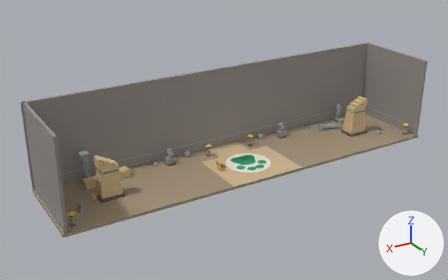
Two versions of the FBX model assets/cat-cafe/exports/CatCafe_Camp_Ruins.fbx, one commit apart.
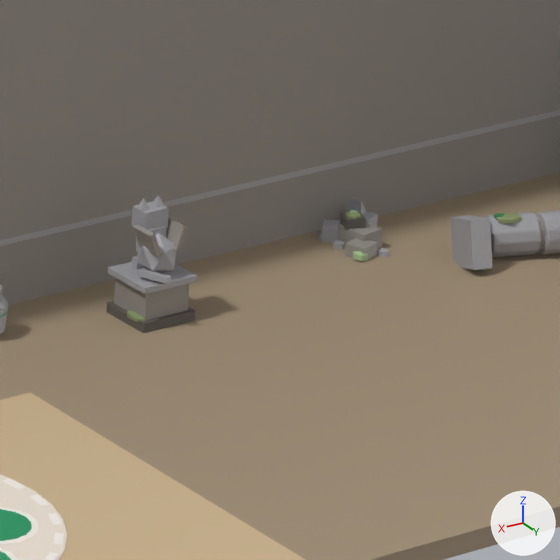
There are two pictures of each version: one whole from a 50 mm camera at (1.097, -1.467, 0.941) aimed at (0.073, -3.175, 0.087), one close up on the part from 59% to 74% of the width and 35% to 59% of the height. Every picture has the same lights, and +X, +Y and +Z are marked at lower right. The last two pictures show the newer version. Where no turn or scale is listed for an object, it has been applied to the vertices.

Objects in the first close-up: 'CatCafe_Camp_Ruins', 'CatCafe_Camp_Ruins_012_Drums', 'CatCafe_Camp_Ruins_014_Gargoyle', 'CatCafe_Camp_Ruins_014_Gargoyle_Decor', 'CatCafe_Camp_Ruins_018_Rubble', 'CatCafe_Camp_Ruins_Barrier' and 3 more.
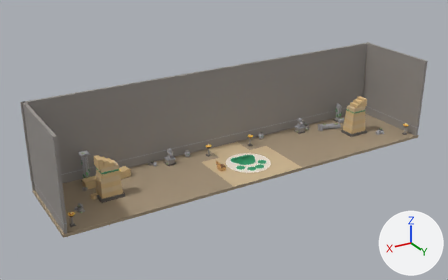
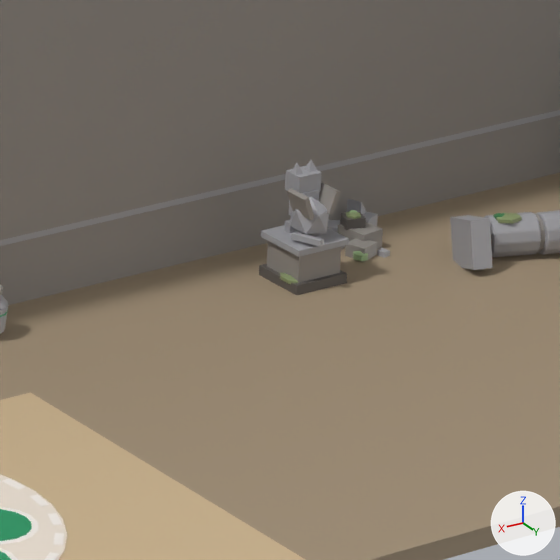
Pixel boxes [x1, y1, x2, y2] of what changed, in the close-ups (560 x 560 px):
'CatCafe_Camp_Ruins_014_Gargoyle', moved: before [106, 195, 197, 333]; after [259, 160, 349, 295]
'CatCafe_Camp_Ruins_014_Gargoyle_Decor', moved: before [127, 310, 145, 322]; after [280, 272, 298, 284]

The change, as a list of edits to the scene's bpy script:
```text
Change me_catcafe_ruins_gargoyle_decor_001:
    used by ob_catcafe_camp_ruins_014_gargoyle_decor; location = (0.0, 0.0, 0.0)
    remove me_catcafe_ruins_gargoyle_decor_001.from_pydata(...)  # 56 vertices, 72 faces; spans x -0.2552..-0.2244, y -3.281..-3.2521, z 0.0032..0.0071
    add me_catcafe_ruins_gargoyle_decor_001.from_pydata(...)  # 56 vertices, 72 faces; spans x -0.3453..-0.3144, y -3.281..-3.2521, z 0.0032..0.0071
    me_catcafe_ruins_gargoyle_decor_001 part 1: the whole mesh is moved by (-0.09, 0.0, 0.0)
Change me_catcafe_ruins_gargoyle_001:
    used by ob_catcafe_camp_ruins_014_gargoyle; location = (0.0, 0.0, 0.0)
    remove me_catcafe_ruins_gargoyle_001.from_pydata(...)  # 126 vertices, 108 faces; spans x -0.255..-0.225, y -3.28..-3.246, z 0.0..0.06
    add me_catcafe_ruins_gargoyle_001.from_pydata(...)  # 126 vertices, 108 faces; spans x -0.345..-0.315, y -3.28..-3.246, z 0.0..0.06
    me_catcafe_ruins_gargoyle_001 part 2: the whole mesh is moved by (-0.09, 0.0, 0.0)
```
